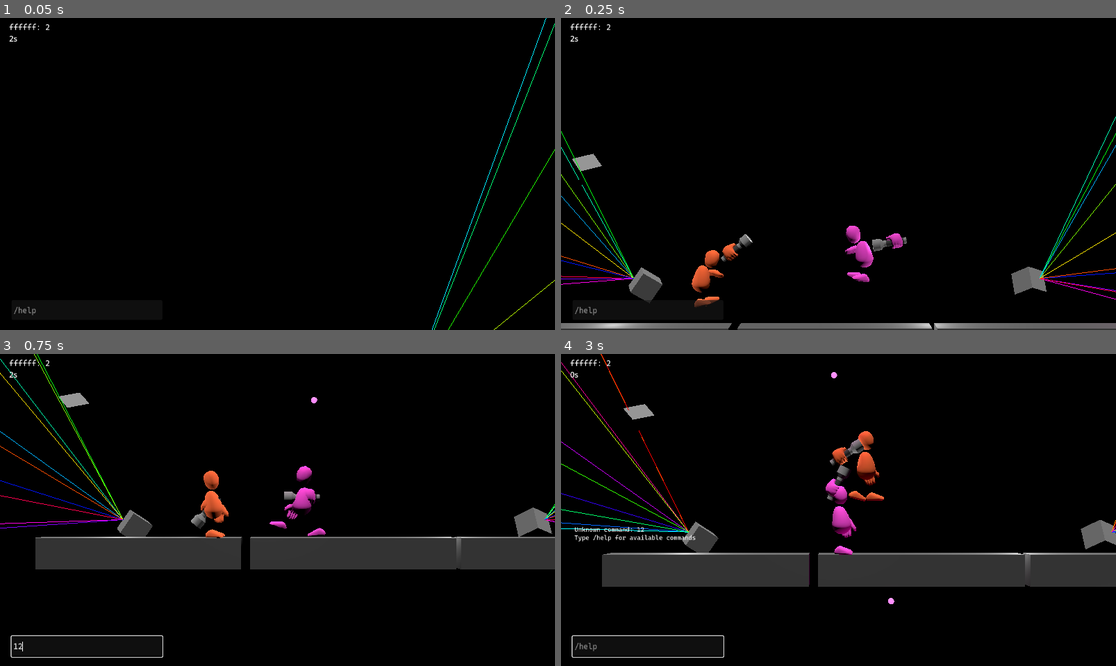
Above: before the commit, frames 1-4 (two rows, left to right).
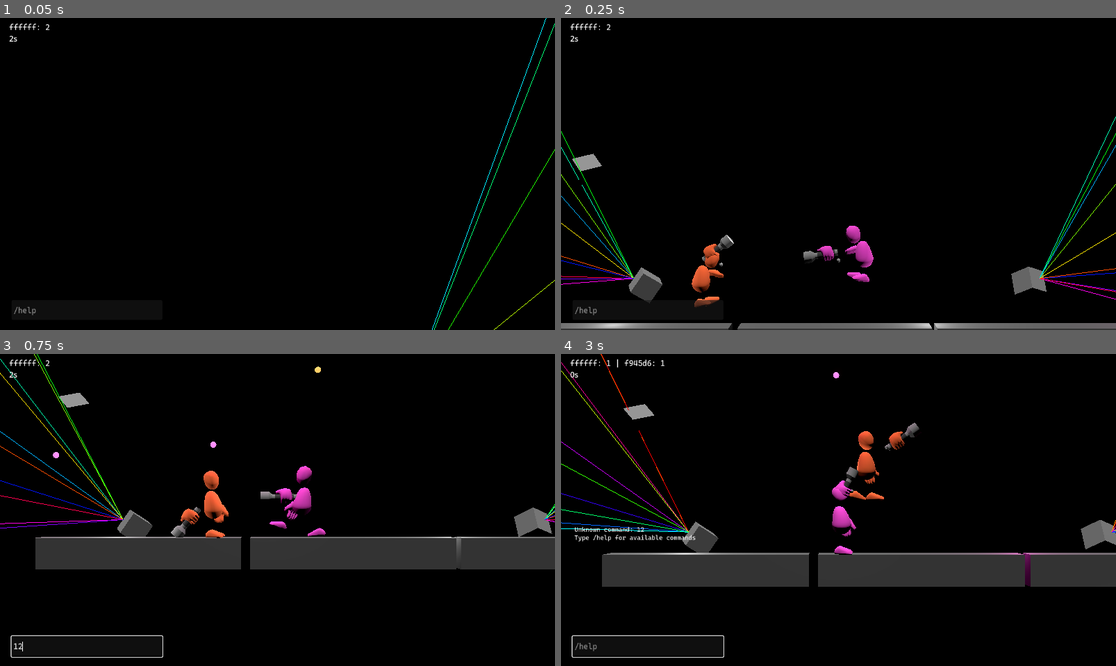
Above: after the commit, the same moments.

Repository: theowiik/project-epic-footsies-2
Game: Godot game, scene res://scenes/main.tscn
Same seed, same stepped clock (60 frames per second), same inputs: the game is played once before the commit and once after it. The engine's default icon, where the game draws it, is replaced by a stand-in: a white triangle on a blue panel in a dark square.
Inputs (mouse positions are in pixels of both pictures, inside the frame that each line leads up to):
- Up to frame 1 (0.05 s): no input
- Up to frame 2 (0.25 s): no input
- Up to frame 3 (0.75 s): click (88, 647) at 0.52 s; type "12" at 0.6 s
- Up to frame 4 (3 s): tap Enter at 1.25 s; move the mouse to (960, 494) at 1.27 s; hold D 1.28-2.03 s; tap J at 1.35, 2.1, 2.85 s; click (960, 494) at 1.42 s; tap Space at 1.52, 2.27 s; move the mouse to (727, 525) at 2.02 s; hold S 2.03-2.78 s; move the mouse to (894, 441) at 2.77 s; hold D from 2.78 s (still down)

Frame 1 is identical in both runs. In frame 2, 0.8% of the frame differs, in the area x 25-63%, y 68-92%; in frame 3, 0.7%; in frame 4, 1.3%, in the area x 8-91%, y 1-81%.

Commit message:
Move files and aiming speed

Diff:
--- a/game/objects/flashlight.tscn
+++ b/game/objects/player/flashlight.tscn
@@ -1,18 +1,18 @@
 [gd_scene load_steps=8 format=3 uid="uid://v38g5whwnt52"]
 
-[ext_resource type="Material" uid="uid://b1gx6182iwfew" path="res://materials/dark_material.tres" id="1_dqtkv"]
-[ext_resource type="Script" uid="uid://bpme3thc2gylf" path="res://scripts/flashlight.gd" id="1_script"]
-[ext_resource type="PackedScene" uid="uid://c7tevucxnacfx" path="res://assets/player/flashlight_only.tscn" id="3_ibboa"]
-[ext_resource type="PackedScene" uid="uid://blc5ishx88q0k" path="res://assets/player/hand_only.tscn" id="4_qrfox"]
+[ext_resource type="Script" uid="uid://bpme3thc2gylf" path="res://scripts/flashlight.gd" id="1_h1fso"]
+[ext_resource type="Material" uid="uid://b1gx6182iwfew" path="res://materials/dark_material.tres" id="2_rti1r"]
+[ext_resource type="PackedScene" uid="uid://c7tevucxnacfx" path="res://objects/player/flashlight_only.tscn" id="3_wcc41"]
+[ext_resource type="PackedScene" uid="uid://blc5ishx88q0k" path="res://objects/player/hand_only.tscn" id="4_r5ew8"]
 
 [sub_resource type="CylinderMesh" id="CylinderMesh_o47a2"]
-material = ExtResource("1_dqtkv")
+material = ExtResource("2_rti1r")
 top_radius = 0.1
 bottom_radius = 0.1
 height = 0.7
 
 [sub_resource type="CylinderMesh" id="CylinderMesh_dqtkv"]
-material = ExtResource("1_dqtkv")
+material = ExtResource("2_rti1r")
 top_radius = 0.2
 bottom_radius = 0.1
 height = 0.2
@@ -41,7 +41,7 @@
 transform = Transform3D(1, 0, 0, 0, 1, 0, 0, 0, 1, 0.010620117, 0.045021057, -0.10714722)
 shape = SubResource("BoxShape3D_dqtkv")
 
-[node name="FlashlightOnly" parent="." instance=ExtResource("3_ibboa")]
+[node name="FlashlightOnly" parent="." instance=ExtResource("3_wcc41")]
 
-[node name="HandOnly" parent="." instance=ExtResource("4_qrfox")]
+[node name="HandOnly" parent="." instance=ExtResource("4_r5ew8")]
 transform = Transform3D(-1, 8.742278e-08, 0, -8.742278e-08, -1, 0, 0, 0, 1, 0, 0, 0)
--- a/game/objects/player.tscn
+++ b/game/objects/player/player.tscn
@@ -8,7 +8,7 @@
 [ext_resource type="PackedScene" uid="uid://dwmje3i4ky7qk" path="res://assets/player/right_hand.fbx" id="6_3rerk"]
 [ext_resource type="PackedScene" uid="uid://c8gkbvg1c7564" path="res://assets/player/left_foot.fbx" id="7_i825w"]
 [ext_resource type="PackedScene" uid="uid://vfquhx8cjla5" path="res://assets/player/right_foot.fbx" id="8_3rfka"]
-[ext_resource type="PackedScene" uid="uid://v38g5whwnt52" path="res://objects/flashlight.tscn" id="9_i8sra"]
+[ext_resource type="PackedScene" uid="uid://v38g5whwnt52" path="res://objects/player/flashlight.tscn" id="9_i8sra"]
 
 [sub_resource type="CapsuleShape3D" id="CapsuleShape3D_ykyjo"]
 
@@ -1211,6 +1211,10 @@
 &"walk": SubResource("Animation_ykyjo")
 }
 
+[sub_resource type="SphereMesh" id="SphereMesh_i8sra"]
+radius = 0.06
+height = 0.13
+
 [node name="Player" type="CharacterBody3D" groups=["players"]]
 collision_layer = 2
 collision_mask = 3
@@ -1241,7 +1245,7 @@
 visible = false
 
 [node name="LeftFoot" parent="Body" instance=ExtResource("7_i825w")]
-transform = Transform3D(-0.043356135, 0.36305597, 0.9307577, 0.016893398, 0.931767, -0.3626627, -0.9989161, 7.4505784e-09, -0.046531096, -0.48053372, -0.72694933, 0)
+transform = Transform3D(-0.04335613, 0.36305597, 0.93075764, 0.016893396, 0.9317669, -0.36266267, -0.99891603, 7.450578e-09, -0.046531092, -0.48053372, -0.72694933, 0)
 
 [node name="RightFoot" parent="Body" instance=ExtResource("8_3rfka")]
 transform = Transform3D(0.38144568, -0.46780634, 0.79728025, 0.2018969, 0.8838307, 0.42199564, -0.9020742, 1.4901158e-08, 0.43158168, 0.5934705, -0.58153754, 0.06384897)
@@ -1258,5 +1262,8 @@
 [node name="ShootPosition" type="Marker3D" parent="AimPivot"]
 transform = Transform3D(1, 0, 0, 0, 1, 0, 0, 0, 1, 0.8746121, 0, 0)
 
+[node name="MeshInstance3D" type="MeshInstance3D" parent="AimPivot/ShootPosition"]
+mesh = SubResource("SphereMesh_i8sra")
+
 [node name="Flashlight" parent="." instance=ExtResource("9_i8sra")]
 transform = Transform3D(-4.371139e-08, 0, -1, 0, 1, 0, 1, 0, -4.371139e-08, 1.812, 0.762, 0)
--- a/game/scenes/main.tscn
+++ b/game/scenes/main.tscn
@@ -1,6 +1,6 @@
 [gd_scene load_steps=11 format=3 uid="uid://ovaec6nc7m42"]
 
-[ext_resource type="PackedScene" uid="uid://wilclsh64myp" path="res://objects/player.tscn" id="1_o5qli"]
+[ext_resource type="PackedScene" uid="uid://wilclsh64myp" path="res://objects/player/player.tscn" id="1_o5qli"]
 [ext_resource type="Script" uid="uid://cbldusqpmy3gb" path="res://scripts/main.gd" id="1_tefeu"]
 [ext_resource type="Script" uid="uid://d0f1w2mq5h6r7" path="res://scripts/follow_camera.gd" id="2_0wfyh"]
 [ext_resource type="PackedScene" uid="uid://bk4k7em2j8d1p" path="res://scenes/round_manager.tscn" id="2_o6xl0"]
--- a/game/scripts/flashlight.gd
+++ b/game/scripts/flashlight.gd
@@ -1,13 +1,12 @@
 class_name Flashlight
 extends RigidBody3D
 
-@export var target: Node3D
-@export var spring_force: float = 50.0
-@export var damping: float = 10.0
-@export var rotation_speed: float = 35.0
+var target: Node3D = null
+const SPRING_FORCE: float = 300.0
+const DAMPING: float = 10.0
+const ROTATION_SPEED: float = 90.0
 
 var facing_right: bool = true
-
 @onready var flashlight_model: Node3D = $FlashlightOnly
 @onready var hand_model: Node3D = $HandOnly
 
@@ -34,8 +33,8 @@
 	var current_pos = global_position
 	var displacement = target_pos - current_pos
 
-	var spring = displacement * spring_force
-	var damp = linear_velocity * damping
+	var spring = displacement * SPRING_FORCE
+	var damp = linear_velocity * DAMPING
 	var force = spring - damp
 
 	apply_central_force(force)
@@ -46,7 +45,7 @@
 	_update_facing(aim_direction.x)
 
 	var target_basis = Basis.looking_at(aim_direction, Vector3.UP)
-	global_transform.basis = global_transform.basis.slerp(target_basis, rotation_speed * delta)
+	global_transform.basis = global_transform.basis.slerp(target_basis, ROTATION_SPEED * delta)
 
 
 func _update_facing(aim_x: float) -> void:
Not shown: 1 places in game/objects/player/flashlight.tscn that only renumber resources
Renamed: game/assets/player/flashlight_only.tscn -> game/objects/player/flashlight_only.tscn
Renamed: game/assets/player/hand_only.tscn -> game/objects/player/hand_only.tscn
Not shown: 1 places in game/objects/player/player.tscn that only renumber resources
